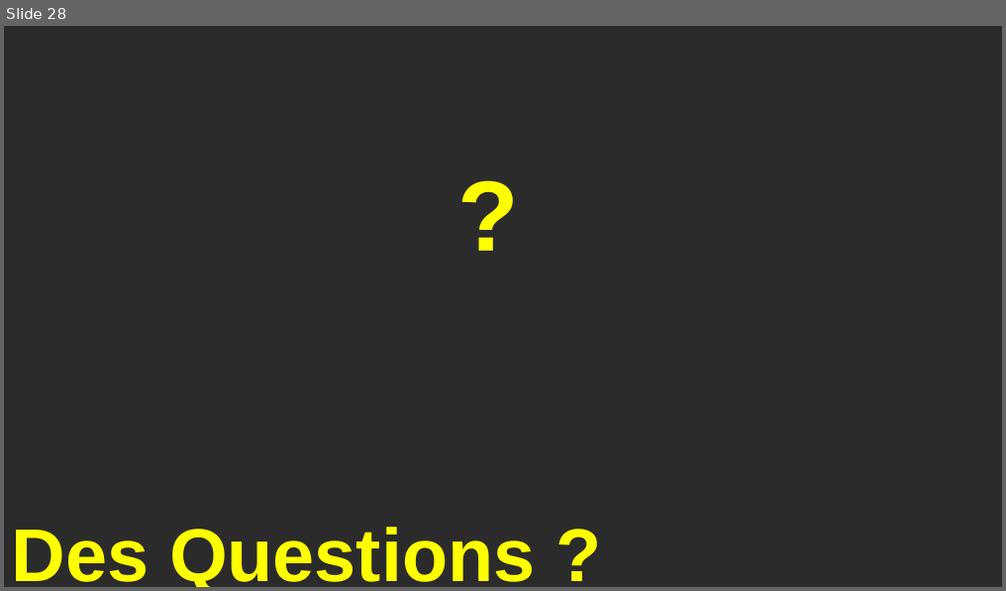
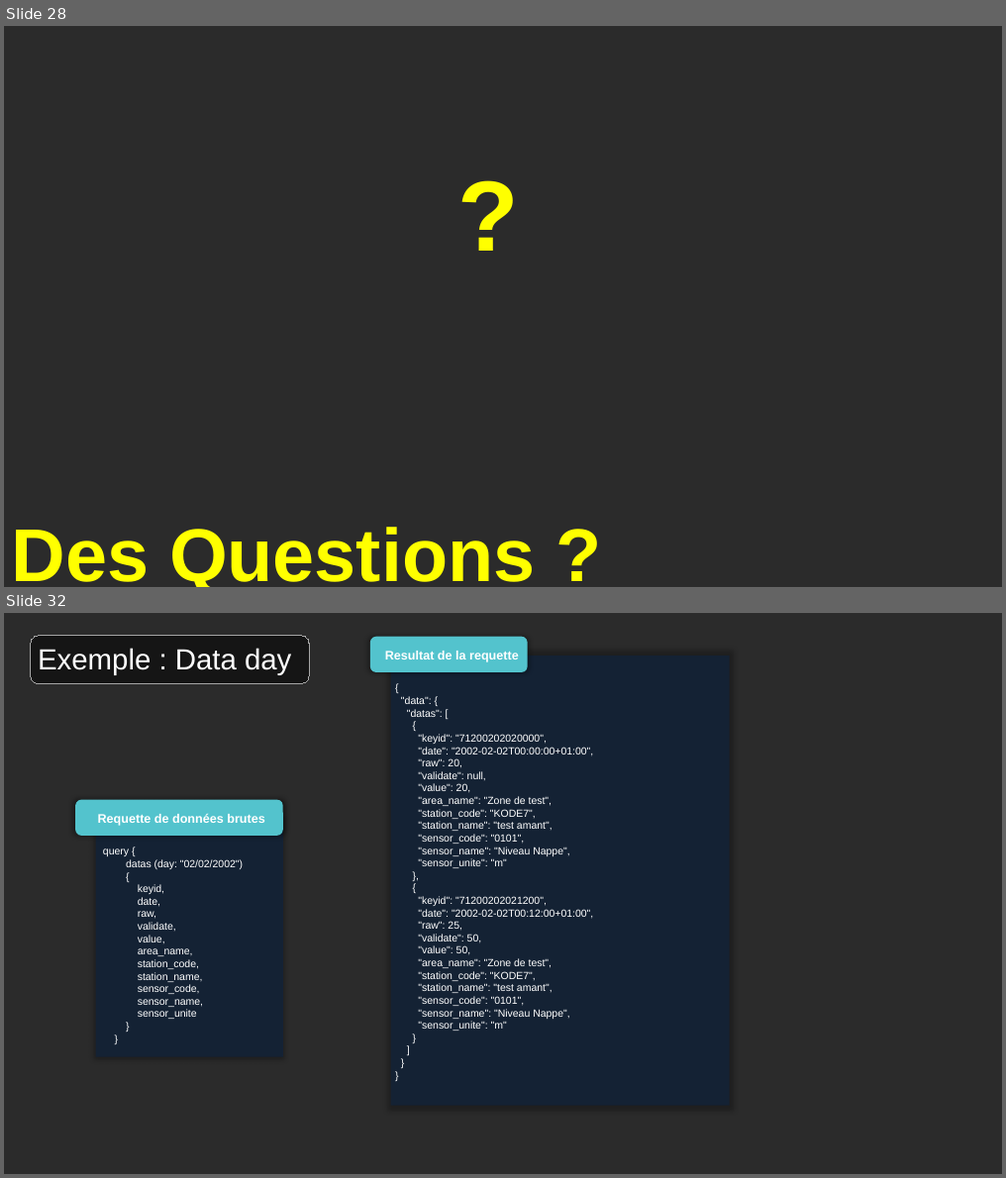
Before and after one commit to Mario-35/api-prestentation, a slide deck: prestentation.pptx. Shown one above the other, each under a label of ours: slide 28 before the commit, slides 28 and 32 after it; the slides between them are not shown. The pictures are 1006x591 and 1006x1178 pixels, drawn with LibreOffice and Linux fonts; fonts in the diff are those of the drawing; background and template pictures are left out; a plain dark background stands for a picture behind light text. Boxes give left, top, right and bottom in pixels: in the first picture for what was removed or moved away, otherwise in the second. Text is boxed around its words. In the diff, an @@ line names an element or a change of style, - is before the commit and + after.

```diff
--- a/prestentation.pptx
+++ b/prestentation.pptx
@@ slide 32 added at bbox=[4, 613, 1002, 1174], background picture (left out) @@
@@ rounded rectangle added at bbox=[30, 636, 309, 684], fill #000000 at 50% opacity, outline #A6A6A6 0.75 pt @@
@@ rounded rectangle added at bbox=[370, 636, 528, 672], fill #53C3CD @@
@@ text added at bbox=[38, 648, 291, 675], 28 pt, text #FFFFFF @@
+Exemple : Data day
@@ text added at bbox=[385, 651, 519, 663], 12 pt, text #FFFFFF, bold @@
+Resultat de la requette
@@ rectangle added at bbox=[391, 656, 730, 1106], fill #0F243E at 70% opacity @@
@@ text added at bbox=[401, 696, 593, 1031], 10 pt, text #FFFFFF @@
+{
+"data": {
+"datas": [
+{
+"keyid": "71200202020000",
+"date": "2002-02-02T00:00:00+01:00",
+"raw": 20,
+"validate": null,
+"value": 20,
+"area_name": "Zone de test",
+"station_code": "KODE7",
+"station_name": "test amant",
+"sensor_code": "0101",
+"sensor_name": "Niveau Nappe",
+"sensor_unite": "m"
+},
+{
+"keyid": "71200202021200",
+"date": "2002-02-02T00:12:00+01:00",
+"raw": 25,
+"validate": 50,
+"value": 50,
+"area_name": "Zone de test",
+"station_code": "KODE7",
+"station_name": "test amant",
+"sensor_code": "0101",
+"sensor_name": "Niveau Nappe",
+"sensor_unite": "m"
+}
+]
+}
+}
@@ rounded rectangle added at bbox=[75, 799, 282, 836], fill #53C3CD @@
@@ rectangle added at bbox=[95, 819, 282, 1058], fill #0F243E at 70% opacity @@
@@ text added at bbox=[98, 814, 264, 826], 12 pt, text #FFFFFF, bold @@
+Requette de données brutes
@@ text added at bbox=[103, 849, 243, 1019], 10 pt, text #FFFFFF @@
+query {
+datas (day: "02/02/2002")
+{
+keyid,
+date,
+raw,
+validate,
+value,
+area_name,
+station_code,
+station_name,
+sensor_code,
+sensor_name,
+sensor_unite
+}
+}
```
Also in this commit, not shown: 11 slides changed, 5 other slides added, 2 slides removed, 19 other files.
